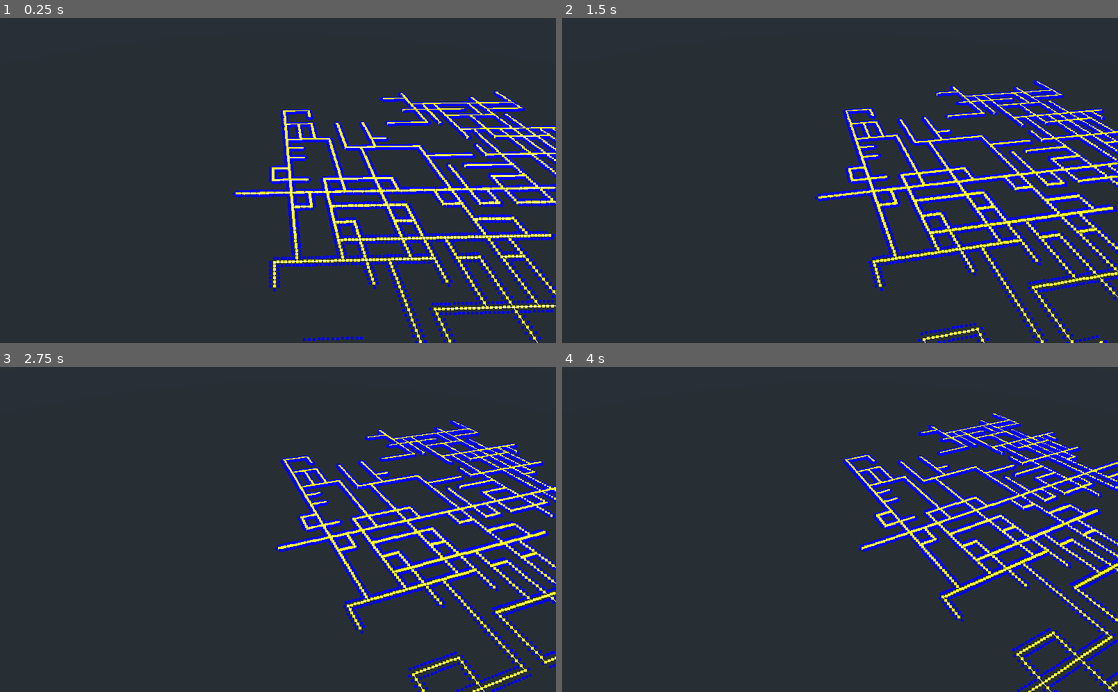
Above: before the commit, frames 1-4 (two rows, left to right).
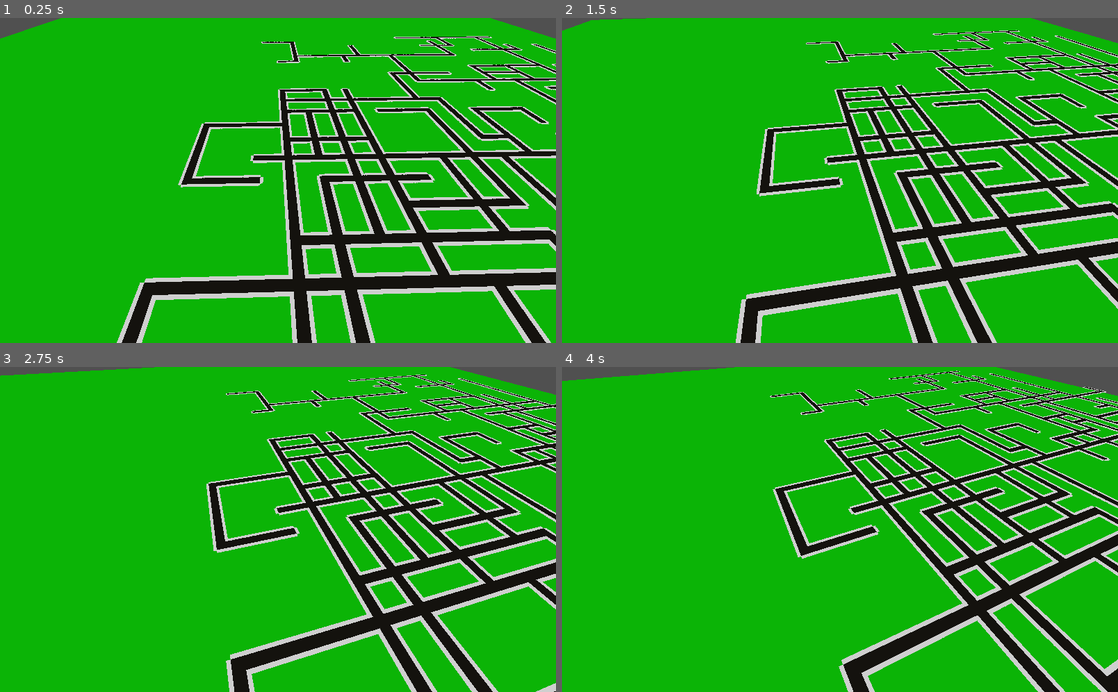
Above: after the commit, the same moments.

Repository: matty86uk/IWGameJam2021
Game: Godot game, scene res://Scenes/World.tscn
Same seed, same stepped clock (60 frames per second), same inputs: the game is played once before the commit and once after it. The project has no main scene, so this scene is started directly.
Inputs:
- Up to frame 1 (0.25 s): no input
- Up to frame 2 (1.5 s): no input
- Up to frame 3 (2.75 s): no input
- Up to frame 4 (4 s): no input

The runs differ from the first frame. In frame 1, 100% of the frame differs, in the area x 0-100%, y 0-100%; in frame 2, 100%; in frame 3, 100%; in frame 4, 100%.

Commit message:
Added roads/pavements

Diff:
--- a/Scenes/Root.gd
+++ b/Scenes/Root.gd
@@ -14,3 +14,4 @@
 # Called every frame. 'delta' is the elapsed time since the previous frame.
 func _process(delta):
 	rotate_y(delta*0.1)
+	#pass
--- a/Scenes/World.gd
+++ b/Scenes/World.gd
@@ -4,39 +4,61 @@
 var size_z
 
 func _ready():
-	randomize()
-	#rand_seed(12345)
-	var points = generate_roads(Vector3(0,0,0), 3, SimpleRoads.new(), 3)
-
-	var road_dictionary = {}
-
-	var m2 = SpatialMaterial.new()
-	m2.vertex_color_use_as_albedo = true
-	m2.params_point_size = 4
-	m2.flags_use_point_size = true
-	m2.flags_unshaded = true
-
-	var m1 = SpatialMaterial.new()
-	m1.vertex_color_use_as_albedo = true
-	m1.params_point_size = 4
-	m1.flags_use_point_size = true
-	m1.flags_unshaded = true
-
-	var m = SpatialMaterial.new()
-	m.vertex_color_use_as_albedo = true
-	m.flags_unshaded = true
-
-	var st1 = SurfaceTool.new()
-	st1.begin(Mesh.PRIMITIVE_POINTS)
-	st1.add_color(Color.yellow)
-	var st = SurfaceTool.new()
-	st.begin(Mesh.PRIMITIVE_LINES)
-	st.add_color(Color.white)
+	#randomize()
+	rand_seed(12345)
+	var map_dictionary = {}
+	var points = generate_roads(Vector3(0,0,0), 3, SimpleRoads.new(), 1)
+
+	for p in points:
+		var p1 = p*3+(Vector3(-1,0,1))
+		var p2 = p*3+(Vector3(0,0,1))
+		var p3 = p*3+(Vector3(1,0,1))
+		var p4 = p*3+(Vector3(-1,0,0))
+		var p5 = p*3+(Vector3(0,0,0))
+		var p6 = p*3+(Vector3(1,0,0))
+		var p7 = p*3+(Vector3(-1,0,-1))
+		var p8 = p*3+(Vector3(0,0,-1))
+		var p9 = p*3+(Vector3(1,0,-1))
+
+		map_dictionary[p1.round()] = "ROAD"
+		map_dictionary[p2.round()] = "ROAD"
+		map_dictionary[p3.round()] = "ROAD"
+		map_dictionary[p4.round()] = "ROAD"
+		map_dictionary[p5.round()] = "ROAD"
+		map_dictionary[p6.round()] = "ROAD"
+		map_dictionary[p7.round()] = "ROAD"
+		map_dictionary[p8.round()] = "ROAD"
+		map_dictionary[p9.round()] = "ROAD"
+
+	var pavement_points = generate_pavement(map_dictionary)
+	for p in pavement_points:
+		map_dictionary[p.round()] = "PAVEMENT"
+
+
+	var road_tarmac = SpatialMaterial.new()
+	road_tarmac.albedo_color = Color8(32, 30, 25)
+	road_tarmac.vertex_color_use_as_albedo = true
+
+	var road_paint = SpatialMaterial.new()
+	road_paint.albedo_color = Color.white
+	road_paint.vertex_color_use_as_albedo = true
+
+	var pavement = SpatialMaterial.new()
+	pavement.albedo_color = Color.darkgray
+	pavement.vertex_color_use_as_albedo = true
+
+
+	var road_mesh = CubeMesh.new()
+	road_mesh.size = Vector3(1, 0.5, 1)
+
+	var road_middle_mesh = CubeMesh.new()
+	road_middle_mesh.size = Vector3(0.4,0.5,0.4)
+
 	var max_x = 0
 	var max_z = 0
 	var min_x = 0
 	var min_z = 0
-	for p in points:
+	for p in map_dictionary.keys():
 		if (p.x > max_x):
 			max_x = p.x
 		if (p.x < min_x):
@@ -45,42 +67,35 @@
 			max_z = p.z
 		if (p.z < min_z):
 			min_z = p.z
-		road_dictionary[p.round()] = "ROAD"
-		st.add_vertex(p)
-		st1.add_vertex(p)
-	var mesh = st.commit()
-	var mi = MeshInstance.new()
-	mi.mesh = mesh
-	mi.material_override = m
-	$Root.add_child(mi)
-
-	var mesh1 = st1.commit()
-	var mi1 = MeshInstance.new()
-	mi1.mesh = mesh1
-	mi1.material_override = m1
-	$Root.add_child(mi1)
+
+		if map_dictionary.get(p) == "ROAD":
+			var mi = MeshInstance.new()
+			mi.transform.origin = p
+			mi.mesh = road_mesh
+			mi.material_override = road_tarmac
+#			if ((int(p.x) % 3) == 0 and (int(p.z) % 3) == 0):
+#				mi.mesh = road_middle_mesh
+#				mi.material_override = road_paint
+			$Root.add_child(mi)
+
+		if map_dictionary.get(p) == "PAVEMENT":
+			var mi = MeshInstance.new()
+			mi.mesh = road_mesh
+			mi.transform.origin = p + Vector3(0, 0.05,0)
+			mi.material_override = pavement
+			$Root.add_child(mi)
 
 	print(str("max_x:",max_x))
 	print(str("min_x:",min_x))
 	print(str("max_z:",max_z))
 	print(str("min_z:",min_z))
 
-	var building_points = generate_buildings(road_dictionary)
-
-	var st2 = SurfaceTool.new()
-	st2.begin(Mesh.PRIMITIVE_POINTS)
-	for p in building_points:
-		if !road_dictionary.has(p):
-			st2.add_color(Color.blue)
-		else:
-			st2.add_color(Color.red)
-		st2.add_vertex(p)
-
-	var mesh2 = st2.commit()
-	var mi2 = MeshInstance.new()
-	mi2.mesh = mesh2
-	mi2.material_override = m2
-	$Root.add_child(mi2)
+	var p1 = Vector3(max_x, 0, max_z)
+	var p2 = Vector3(max_x, 0, min_z)
+	var p3 = Vector3(min_x, 0, min_z)
+	var p4 = Vector3(min_x, 0, max_z)
+
+
 
 func generate_roads(start_position, iterations, rule, length):
 	var arrangement = rule.axiom
@@ -106,10 +121,10 @@
 					points.push_back(from)
 					points.push_back(to)
 					from = to
-					to = from + Vector3(1, 0, 0).rotated(Vector3.UP, deg2rad(rot))
-					points.push_back(from)
-					points.push_back(to)
-					from = to
+#					to = from + Vector3(1, 0, 0).rotated(Vector3.UP, deg2rad(rot))
+#					points.push_back(from)
+#					points.push_back(to)
+#					from = to
 			"rotate_right":
 				if !chance_ignore():
 					rot += rule.angle
@@ -129,7 +144,7 @@
 		return true
 	return false
 
-func generate_buildings(road_dictionary):
+func generate_pavement(road_dictionary):
 	var building_points = []
 	for p in road_dictionary.keys():
 		var free_neighbours = find_free_area(road_dictionary, p)
--- a/Scenes/World.tscn
+++ b/Scenes/World.tscn
@@ -1,21 +1,37 @@
-[gd_scene load_steps=3 format=2]
+[gd_scene load_steps=7 format=2]
 
 [ext_resource path="res://Scenes/World.gd" type="Script" id=1]
 [ext_resource path="res://Scenes/Root.gd" type="Script" id=2]
+
+[sub_resource type="ProceduralSky" id=4]
+
+[sub_resource type="Environment" id=3]
+background_sky = SubResource( 4 )
+background_color = Color( 1, 1, 1, 1 )
+ambient_light_color = Color( 1, 1, 1, 1 )
+tonemap_mode = 3
+glow_enabled = true
+
+[sub_resource type="SpatialMaterial" id=1]
+vertex_color_use_as_albedo = true
+albedo_color = Color( 0.0862745, 0.560784, 0.0588235, 1 )
+
+[sub_resource type="PlaneMesh" id=2]
+material = SubResource( 1 )
+size = Vector2( 500, 500 )
 
 [node name="World" type="Spatial"]
 script = ExtResource( 1 )
 
 [node name="Camera" type="Camera" parent="."]
 transform = Transform( -1.62921e-07, 0.707107, -0.707107, 0, 0.707107, 0.707107, 1, 1.15203e-07, -1.15203e-07, -105.699, 57.4779, -3.08446 )
+environment = SubResource( 3 )
 near = 0.01
 far = 7666.3
 
-[node name="Base" type="MeshInstance" parent="."]
-
-[node name="SpotLight" type="SpotLight" parent="."]
-transform = Transform( 1, 0, 0, 0, -1.62921e-07, 1, 0, -1, -1.62921e-07, -4.53623, 39.4019, 0 )
-spot_range = 4096.0
-
 [node name="Root" type="Spatial" parent="."]
 script = ExtResource( 2 )
+
+[node name="Base" type="MeshInstance" parent="Root"]
+mesh = SubResource( 2 )
+material/0 = null
